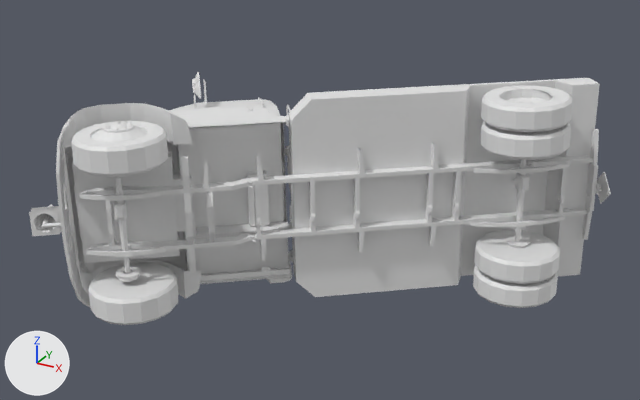
The OBJ model resources/models/Normalized/Truck/D00003.obj: old version first, new version second.
Both versions are drawn from a camera (50 mm lens) standing at (0.838, -1.534, 0.739) and looking at (-0.002, -0.007, -0.024). The lights are fixed; the arrows at lower left show +X, +Y and +Z. Where no turn or scale is listed for an object, it has been applied to the vertices.

Names of what the first picture shows: 'D00003'.
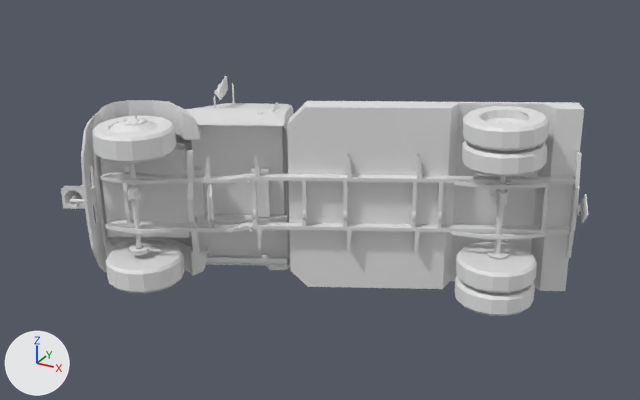
What differs and where, as boxes (x1, y1, x2, y2) in the pictures (640 x 400 px; the box of a moved part takes in the faces that stretch with it):
'D00003', reshaped (9% narrower): before (29, 72, 611, 325); after (61, 76, 588, 316)
part 1 of me_d00003, moved or reshaped: before (262, 259, 292, 283); after (262, 244, 290, 270)
part 2 of me_d00003, moved or reshaped: before (174, 171, 195, 232); after (186, 167, 205, 217)
part 3 of me_d00003, moved or reshaped: before (74, 185, 82, 239); after (101, 170, 106, 212)
part 4 of me_d00003, rebuilt (12% narrower, 12% shorter): before (63, 79, 291, 299); after (93, 83, 294, 276)
part 5 of me_d00003, rebuilt (13% shorter): before (287, 78, 600, 297); after (287, 101, 584, 291)
part 6 of me_d00003, rebuilt (15% narrower, 15% shorter): before (172, 123, 284, 271); after (192, 126, 287, 252)
part 7 of me_d00003, rebuilt (8% narrower, 37% shorter): before (78, 155, 593, 245); after (100, 172, 575, 228)
part 8 of me_d00003, rebuilt: before (178, 162, 285, 218); after (284, 162, 288, 213)
part 9 of me_d00003, rebuilt: before (85, 207, 587, 253); after (105, 220, 570, 234)
part 10 of me_d00003, deleted: before (29, 72, 611, 308)
part 11 of me_d00003, built on: before (71, 85, 572, 325); after (61, 76, 588, 316)

Edits to the bpy script that builds the scene:
```text
Change me_d00003:
    used by ob_d00003; location = (0.0, 0.0, 0.0)
    remove me_d00003.from_pydata(...)  # 5553 vertices, 10050 faces; spans x -0.448..0.552, y -0.431..0.491, z -0.228..0.228
    add me_d00003.from_pydata(...)  # 5064 vertices, 9127 faces; spans x -0.464..0.536, y -0.337..0.398, z -0.208..0.208
    me_d00003 part 1: the loose piece of 74 vertices spanning x -0.209..-0.023, y -0.14..0.136, z -0.2..-0.146 is turned -11.8 degrees about the z axis through the mesh origin and scaled by 0.912
    me_d00003 part 2: the loose piece of 16 vertices spanning x -0.254..-0.185, y -0.232..-0.162, z -0.057..0.059 is turned -11.8 degrees about the z axis through the mesh origin and scaled by 0.912
    me_d00003 part 3: the loose piece of 16 vertices spanning x -0.405..-0.337, y -0.348..-0.278, z -0.059..0.057 is turned -11.8 degrees about the z axis through the mesh origin and scaled by 0.912
    me_d00003 part 4: the loose piece of 676 vertices spanning x -0.444..-0.012, y -0.357..0.117, z -0.208..0.207 is rebuilt with 628 vertices and now spans x -0.446..-0.032, y -0.246..0.142, z -0.19..0.189
    me_d00003 part 5: the loose piece of 365 vertices spanning x -0.137..0.505, y -0.112..0.478, z -0.214..0.228 is rebuilt with 325 vertices and now spans x -0.106..0.502, y -0.1..0.382, z -0.195..0.208
    me_d00003 part 6: the loose piece of 95 vertices spanning x -0.329..-0.048, y -0.206..0.03, z -0.162..0.163 is rebuilt with 91 vertices and now spans x -0.318..-0.058, y -0.144..0.052, z -0.148..0.148
    me_d00003 part 7: the loose piece of 50 vertices spanning x -0.336..0.502, y -0.381..0.275, z -0.051..0.075 is rebuilt with 50 vertices and now spans x -0.369..0.496, y -0.279..0.154, z -0.047..0.068
    me_d00003 part 8: the loose piece of 42 vertices spanning x -0.247..-0.061, y -0.187..-0.039, z -0.064..0.067 is rebuilt with 33 vertices and now spans x -0.253..-0.065, y -0.123..-0.022, z -0.058..0.061
    me_d00003 part 9: the loose piece of 34 vertices spanning x -0.333..0.507, y -0.383..0.273, z -0.062..-0.043 is rebuilt with 34 vertices and now spans x -0.367..0.501, y -0.282..0.152, z -0.057..-0.039
    me_d00003 part 10: 131 loose pieces with 2379 vertices, spanning x -0.448..0.552, y -0.431..0.491, z -0.228..0.218, are deleted
    me_d00003 part 11: 1360 vertices removed from x -0.339..0.486, y -0.428..0.455, z -0.206..0.228; 3421 vertices added at x -0.464..0.536, y -0.337..0.398, z -0.208..0.208
```
